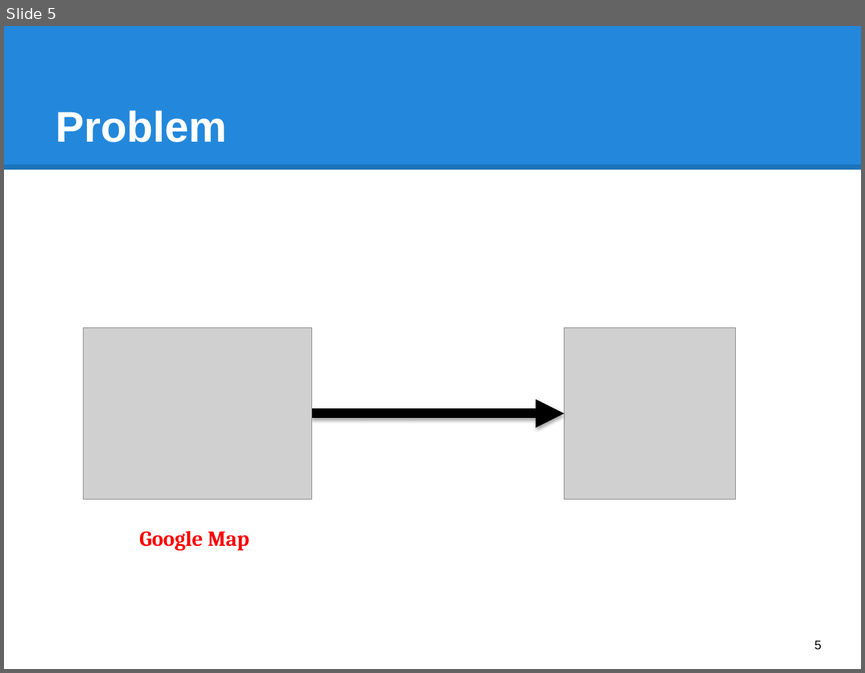
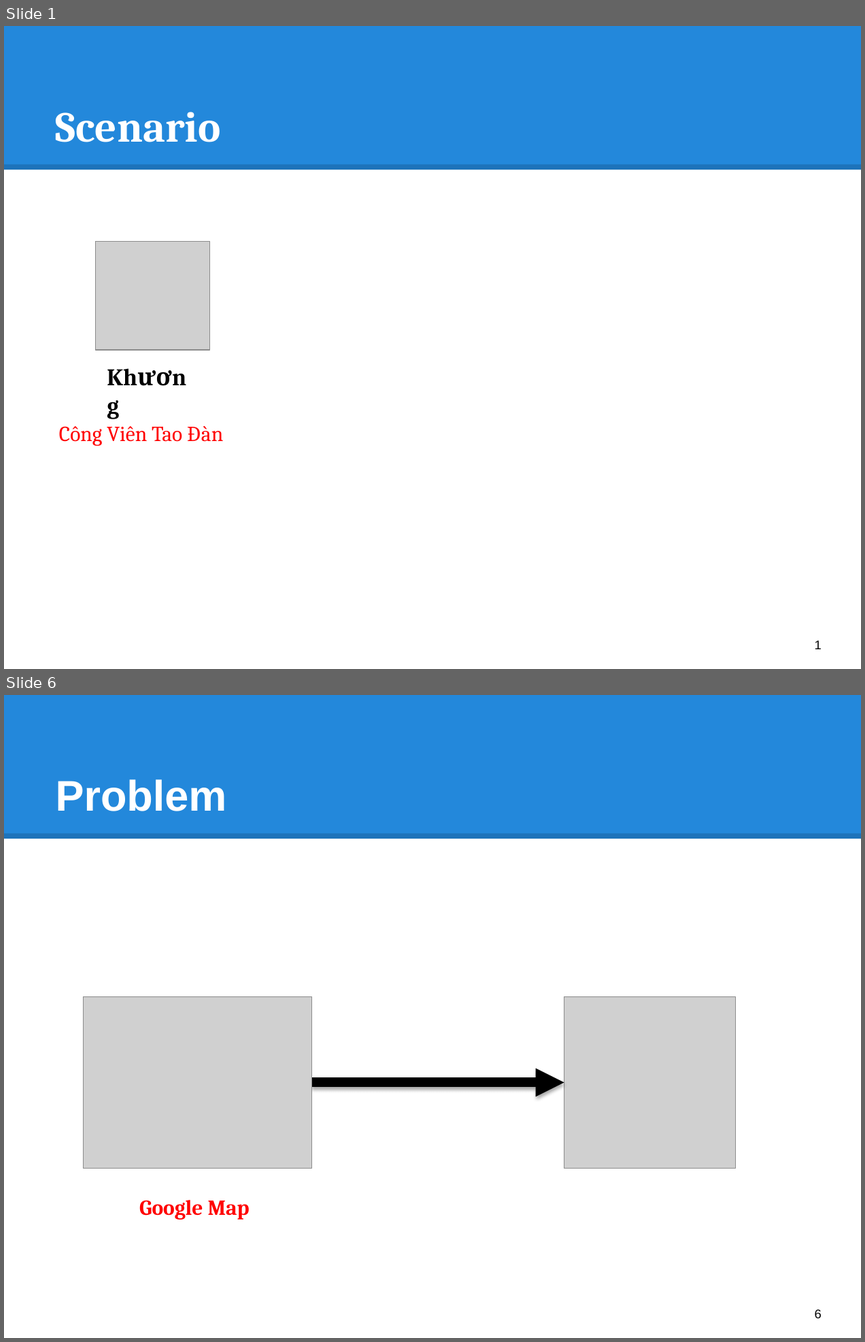
Before and after one commit to hqt/street-router, a slide deck: Document/presentation/search_motorbike.pptx. Shown one above the other, each under a label of ours: slide 5 before the commit, slides 1 and 6 after it; the slides between them are not shown. The pictures are 865x673 and 865x1342 pixels, drawn with LibreOffice and Linux fonts; fonts in the diff are those of the drawing; grey boxes stand for pictures. Boxes give left, top, right and bottom in pixels: in the first picture for what was removed or moved away, otherwise in the second. Text is boxed around its words. In the diff, an @@ line names an element or a change of style, - is before the commit and + after.

```diff
--- a/Document/presentation/search_motorbike.pptx
+++ b/Document/presentation/search_motorbike.pptx
@@ slide 1 added at box(4, 26, 861, 669), background #FFFFFF; not listed: 2 template elements that a slide beside it also shows @@
@@ title added at box(56, 112, 221, 142), 36 pt, text #FFFFFF, bold @@
+Scenario
@@ picture added at box(96, 241, 209, 350) @@
@@ text added at box(99, 356, 206, 395), 20 pt, text #000000, bold @@
+Khương
@@ text added at box(59, 426, 223, 446), 18 pt, text #FF0000 @@
+Công Viên Tao Đàn
@@ page number added at box(815, 640, 821, 649), 10.5 pt, text #000000 @@
+1
@@ what was slide 5 is now slide 6 @@
@@ page number at box(815, 1309, 821, 1318): text changed @@
-5
+6
```
Also in this commit, not shown: 2 slides changed, 2 other slides added, 2 slides removed.
